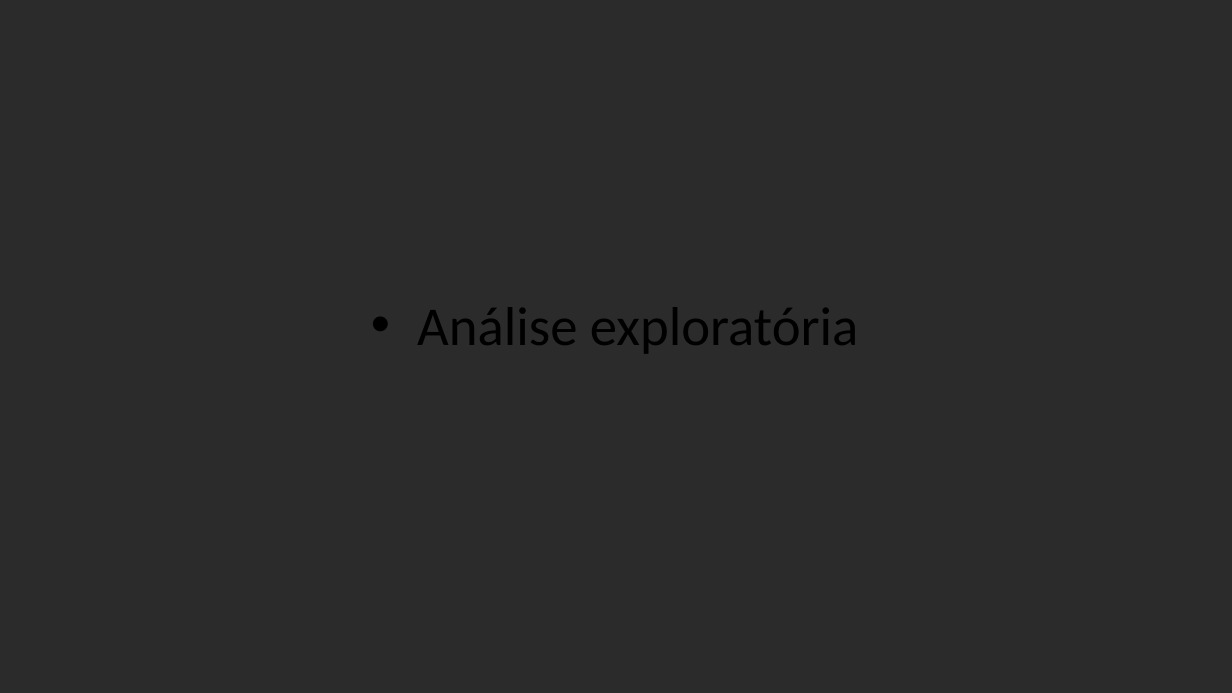
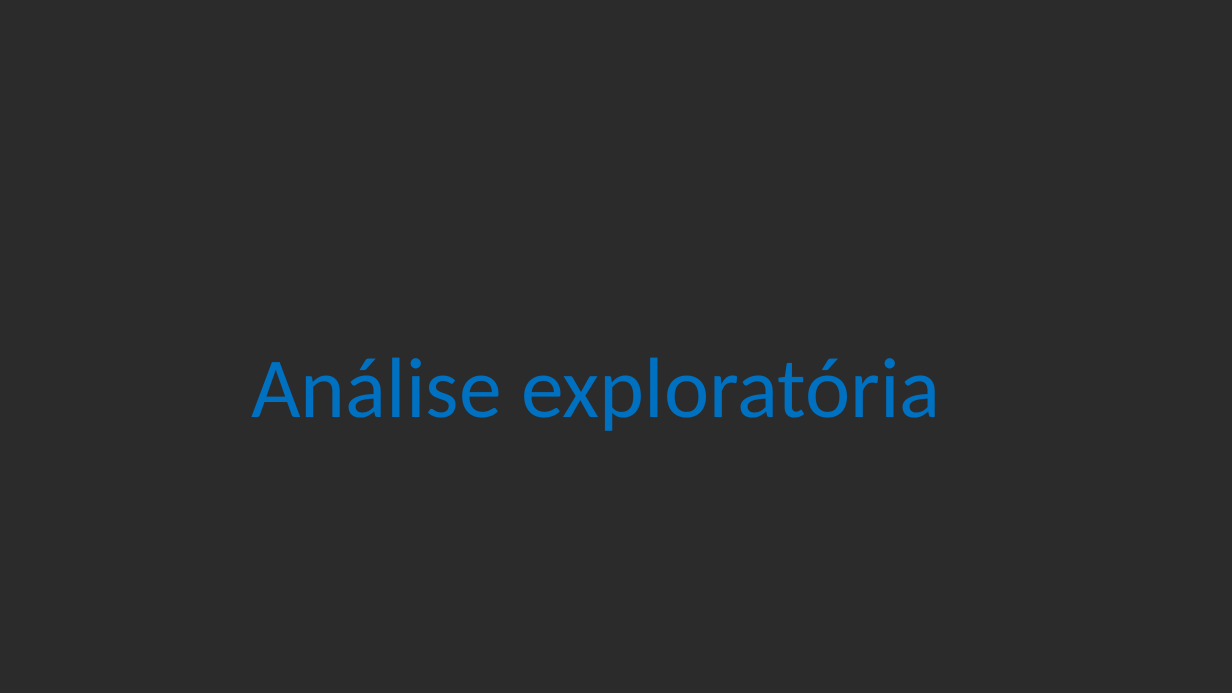
Before and after one commit to josepferreira/aa1-cd, a slide deck: slide 4 of apresentacao.pptx. Drawn at 1232x693 pixels with LibreOffice and Linux fonts; fonts in the diff are those of the drawing; background and template pictures are left out; a plain dark background stands for a picture behind light text. Boxes give left, top, right and bottom in pixels: in the first picture for what was removed or moved away, otherwise in the second. Text is boxed around its words. In the diff, an @@ line names an element or a change of style, - is before the commit and + after.

```diff
--- a/apresentacao.pptx
+++ b/apresentacao.pptx
@@ text "Análise exploratória": place and size @@
-text "Análise exploratória" at [417, 307, 859, 353]
+text "Análise exploratória" at [251, 357, 941, 431]
@@ text "Análise exploratória" at [251, 357, 941, 431]: size 32 to 50 pt, text colour #000000 to #0070C0; alignment left to centre; bullet • to none; less space between paragraphs @@
```
Also in this commit, not shown: 5 other slides changed, 9 slides added, 1 slide removed.
